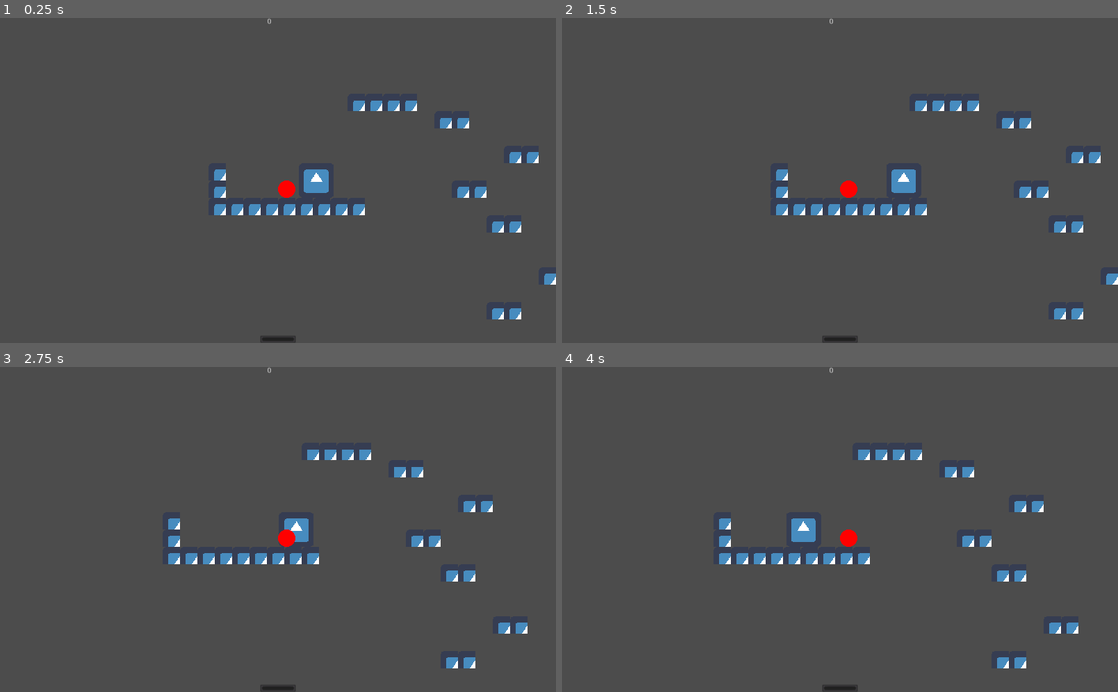
Above: before the commit, frames 1-4 (two rows, left to right).
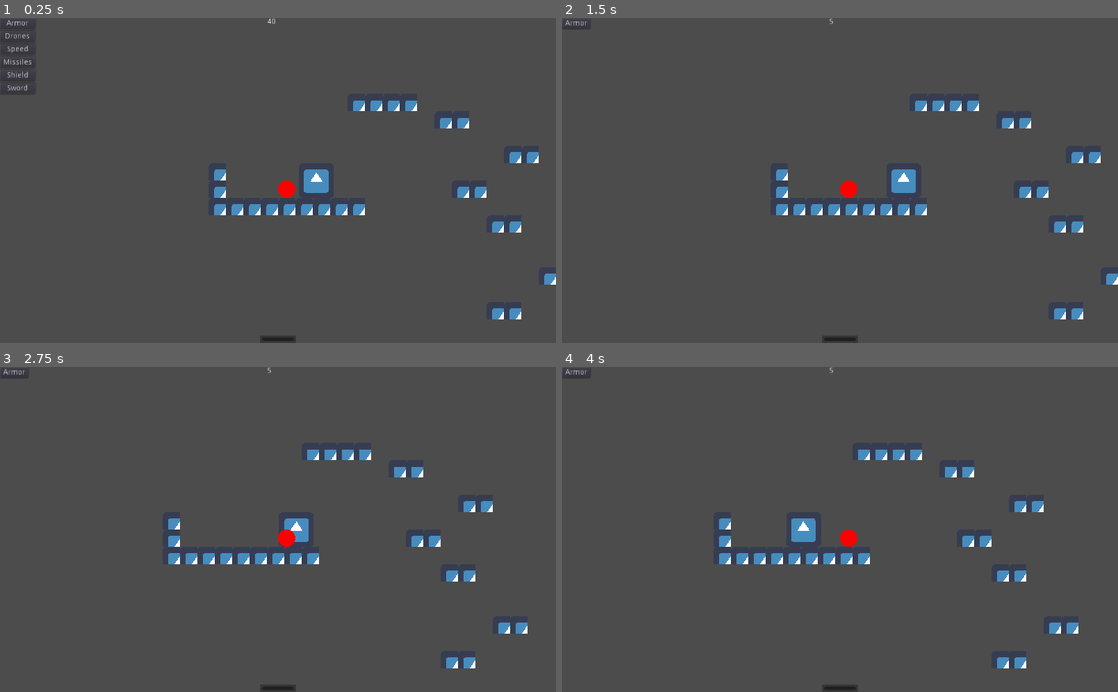
Above: after the commit, the same moments.

Repository: the-alex-g/Gears
Game: Godot game, scene res://Main/Main.tscn
The game is run twice, just before and just after one commit, with the same random seed, the same clock (stepped at 60 frames per second) and the same inputs. The engine's default icon, where the game draws it, is replaced by a stand-in: a white triangle on a blue panel in a dark square.
Inputs (mouse positions are in pixels of both pictures, inside the frame that each line leads up to):
- Up to frame 1 (0.25 s): no input
- Up to frame 2 (1.5 s): click (578, 24) at 0.5 s, where only the run after the commit has a clickable "Armor"; click (578, 37) at 1.25 s, where only the run after the commit has a clickable "Drones"
- Up to frame 3 (2.75 s): hold D (right) from 2.03 s (still down); tap E (ranged) at 2.1 s; tap Space (jump) at 2.27 s
- Up to frame 4 (4 s): tap Q (melee) at 2.85 s; tap Space (jump) at 3.02 s; tap E (ranged) at 3.05, 3.6 s; release D (right) at 3.53 s; hold A (left) from 3.53 s (still down)

The runs differ from the first frame. In frame 1, 0.2% of the frame differs, in the area x 0-50%, y 0-24%; in frame 2, less than 0.1%; in frame 3, less than 0.1%; in frame 4, less than 0.1%.

Commit message:
Add single-path system upgrade system

Diff:
--- a/project/Enemy/Enemy.gd
+++ b/project/Enemy/Enemy.gd
@@ -45,7 +45,7 @@
 
 	# equip/upgrade extra systems
 	for upgrade in _upgrades - 1:
-		match randi() % 8:
+		match randi() % 10:
 			0, 1:
 				_sword = _upgrade_system(_sword)
 			2, 3:
@@ -56,6 +56,8 @@
 				_drones = _upgrade_system(_drones)
 			7:
 				_health += 1
+			8, 9:
+				_speed += 50
 
 	# randomize starting direction
 	match randi() % 2:
--- a/project/Main/HUD/HUD.gd
+++ b/project/Main/HUD/HUD.gd
@@ -1,7 +1,13 @@
 extends CanvasLayer
+
+signal update_scrap(new_value)
+signal upgrade_system(system_name)
 
 onready var _health_bar = $"%Health" as ProgressBar
 onready var _scrap_label = $"%Scrap" as Label
+onready var _upgrade_container = $Control/UpgradeContainer as VBoxContainer
+
+var _scrap := 0
 
 
 func _on_Main_player_update_hud(parameter_name:String, new_value, new_max:bool)->void:
@@ -11,4 +17,13 @@
 				_health_bar.max_value = new_value
 			_health_bar.value = new_value
 		"scrap":
-			_scrap_label.text = str(new_value)
+			_scrap = new_value
+			_scrap_label.text = str(_scrap)
+			emit_signal("update_scrap", _scrap)
+
+
+func _on_UpgradeContainer_upgrade_system(system_name:String, scrap_reduction:int)->void:
+	_scrap -= scrap_reduction
+	_scrap_label.text = str(_scrap)
+	emit_signal("update_scrap", _scrap)
+	emit_signal("upgrade_system", system_name)
--- a/project/Main/HUD/HUD.tscn
+++ b/project/Main/HUD/HUD.tscn
@@ -1,6 +1,7 @@
-[gd_scene load_steps=2 format=2]
+[gd_scene load_steps=3 format=2]
 
 [ext_resource path="res://Main/HUD/HUD.gd" type="Script" id=1]
+[ext_resource path="res://Main/HUD/UpgradeList.tscn" type="PackedScene" id=2]
 
 [node name="HUD" type="CanvasLayer"]
 script = ExtResource( 1 )
@@ -30,3 +31,8 @@
 margin_right = 20.0
 margin_bottom = 14.0
 grow_horizontal = 2
+
+[node name="UpgradeContainer" parent="Control" instance=ExtResource( 2 )]
+
+[connection signal="update_scrap" from="." to="Control/UpgradeContainer" method="_on_HUD_update_scrap"]
+[connection signal="upgrade_system" from="Control/UpgradeContainer" to="." method="_on_UpgradeContainer_upgrade_system"]
--- /dev/null
+++ b/project/Main/HUD/UpgradeList.gd
@@ -0,0 +1,105 @@
+extends VBoxContainer
+
+signal upgrade_system(system_name, scrap_reduction)
+
+enum Upgrades {DRONE, MOVEMENT, RANGED, SHIELD, SWORD}
+
+const REPAIR_THRESHOLD := 5
+const UPGRADE_STEP := 10
+const NEW_SYSTEM := 30
+
+onready var _armor_upgrade = $"%ArmorUpgradeButton" as Button
+onready var _drone_upgrade = $"%DroneUpgradeButton" as Button
+onready var _movement_upgrade = $"%MovementUpgradeButton" as Button
+onready var _ranged_upgrade = $"%RangedUpgradeButton" as Button
+onready var _shield_upgrade = $"%ShieldUpgradeButton" as Button
+onready var _sword_upgrade = $"%SwordUpgradeButton" as Button
+
+var _drone_equipped := false
+var _shield_equipped := false
+var _ranged_equipped := false
+var _upgrades := [0, 0, 0, 0, 0]
+
+
+
+func _on_ArmorUpgradeButton_pressed()->void:
+	emit_signal("upgrade_system", "armor", REPAIR_THRESHOLD)
+
+
+func _on_DroneUpgradeButton_pressed()->void:
+	var cost := 0
+	if _drone_equipped:
+		cost = (_upgrades[Upgrades.DRONE] + 1) * UPGRADE_STEP
+		_upgrades[Upgrades.DRONE] += 1
+	else:
+		cost = NEW_SYSTEM
+		_drone_equipped = true
+	emit_signal("upgrade_system", "drone", cost)
+
+
+func _on_MovementUpgradeButton_pressed()->void:
+	_upgrades[Upgrades.MOVEMENT] += 1
+	emit_signal("upgrade_system", "movement", _upgrades[Upgrades.MOVEMENT] * UPGRADE_STEP)
+
+
+func _on_RangedUpgradeButton_pressed()->void:
+	var cost := 0
+	if _ranged_equipped:
+		cost = (_upgrades[Upgrades.RANGED] + 1) * UPGRADE_STEP
+		_upgrades[Upgrades.RANGED] += 1
+	else:
+		cost = NEW_SYSTEM
+		_ranged_equipped = true
+	emit_signal("upgrade_system", "ranged", cost)
+
+
+func _on_ShieldUpgradeButton_pressed()->void:
+	var cost := 0
+	if _shield_equipped:
+		cost = (_upgrades[Upgrades.SHIELD] + 1) * UPGRADE_STEP
+		_upgrades[Upgrades.SHIELD] += 1
+	else:
+		cost = NEW_SYSTEM
+		_shield_equipped = true
+	emit_signal("upgrade_system", "shield", cost)
+
+
+func _on_SwordUpgradeButton_pressed()->void:
+	_upgrades[Upgrades.SWORD] += 1
+	emit_signal("upgrade_system", "sword", _upgrades[Upgrades.SWORD] * UPGRADE_STEP)
+
+
+func _on_HUD_update_scrap(new_value:int)->void:
+	_armor_upgrade.visible = false
+	_drone_upgrade.visible = false
+	_movement_upgrade.visible = false
+	_ranged_upgrade.visible = false
+	_shield_upgrade.visible = false
+	_sword_upgrade.visible = false
+	if new_value >= REPAIR_THRESHOLD:
+		_armor_upgrade.visible = true
+	if new_value >= NEW_SYSTEM:
+		if not _drone_equipped:
+			_drone_upgrade.visible = true
+		if not _shield_equipped:
+			_shield_upgrade.visible = true
+		if not _ranged_equipped:
+			_ranged_upgrade.visible = true
+	for x in _upgrades.size():
+		var value = _upgrades[x] as int
+		if value < 3:
+			if new_value >= (value + 1) * UPGRADE_STEP:
+				match x:
+					Upgrades.DRONE:
+						if _drone_equipped:
+							_drone_upgrade.visible = true
+					Upgrades.MOVEMENT:
+						_movement_upgrade.visible = true
+					Upgrades.RANGED:
+						if _ranged_equipped:
+							_ranged_upgrade.visible = true
+					Upgrades.SHIELD:
+						if _shield_equipped:
+							_shield_upgrade.visible = true
+					Upgrades.SWORD:
+						_sword_upgrade.visible = true
--- /dev/null
+++ b/project/Main/HUD/UpgradeList.tscn
@@ -0,0 +1,59 @@
+[gd_scene load_steps=2 format=2]
+
+[ext_resource path="res://Main/HUD/UpgradeList.gd" type="Script" id=1]
+
+[node name="UpgradeContainer" type="VBoxContainer"]
+margin_right = 40.0
+margin_bottom = 40.0
+script = ExtResource( 1 )
+
+[node name="ArmorUpgradeButton" type="Button" parent="."]
+unique_name_in_owner = true
+margin_right = 52.0
+margin_bottom = 20.0
+text = "Armor"
+
+[node name="DroneUpgradeButton" type="Button" parent="."]
+unique_name_in_owner = true
+visible = false
+margin_top = 24.0
+margin_right = 65.0
+margin_bottom = 44.0
+text = "Drones"
+
+[node name="MovementUpgradeButton" type="Button" parent="."]
+unique_name_in_owner = true
+margin_top = 24.0
+margin_right = 52.0
+margin_bottom = 44.0
+text = "Speed"
+
+[node name="RangedUpgradeButton" type="Button" parent="."]
+unique_name_in_owner = true
+visible = false
+margin_top = 48.0
+margin_right = 65.0
+margin_bottom = 68.0
+text = "Missiles"
+
+[node name="ShieldUpgradeButton" type="Button" parent="."]
+unique_name_in_owner = true
+visible = false
+margin_top = 48.0
+margin_right = 52.0
+margin_bottom = 68.0
+text = "Shield"
+
+[node name="SwordUpgradeButton" type="Button" parent="."]
+unique_name_in_owner = true
+margin_top = 48.0
+margin_right = 52.0
+margin_bottom = 68.0
+text = "Sword"
+
+[connection signal="pressed" from="ArmorUpgradeButton" to="." method="_on_ArmorUpgradeButton_pressed"]
+[connection signal="pressed" from="DroneUpgradeButton" to="." method="_on_DroneUpgradeButton_pressed"]
+[connection signal="pressed" from="MovementUpgradeButton" to="." method="_on_MovementUpgradeButton_pressed"]
+[connection signal="pressed" from="RangedUpgradeButton" to="." method="_on_RangedUpgradeButton_pressed"]
+[connection signal="pressed" from="ShieldUpgradeButton" to="." method="_on_ShieldUpgradeButton_pressed"]
+[connection signal="pressed" from="SwordUpgradeButton" to="." method="_on_SwordUpgradeButton_pressed"]
--- a/project/Main/Main.gd
+++ b/project/Main/Main.gd
@@ -1,9 +1,14 @@
 extends Node2D
 
 signal player_update_hud(parameter_name, new_value, new_max)
+signal upgrade_system(system_name)
 
 onready var _hud := $HUD
 
 
 func _on_Player_update_hud(parameter_name:String, new_value, new_max:bool):
 	emit_signal("player_update_hud", parameter_name, new_value, new_max)
+
+
+func _on_HUD_upgrade_system(system_name:String)->void:
+	emit_signal("upgrade_system", system_name)
--- a/project/Main/Main.tscn
+++ b/project/Main/Main.tscn
@@ -53,4 +53,6 @@
 
 [connection signal="player_update_hud" from="." to="HUD" method="_on_Main_player_update_hud"]
 [connection signal="ready" from="." to="Player" method="_on_Main_ready"]
+[connection signal="upgrade_system" from="." to="Player" method="_on_Main_upgrade_system"]
 [connection signal="update_hud" from="Player" to="." method="_on_Player_update_hud"]
+[connection signal="upgrade_system" from="HUD" to="." method="_on_HUD_upgrade_system"]
--- a/project/Player/Player.gd
+++ b/project/Player/Player.gd
@@ -2,8 +2,10 @@
 
 signal update_hud(parameter_name, new_value, new_max)
 
+const STARTING_HEALTH := 6
+
 var _jump_speed := 475
-var _scrap := 0
+var _scrap := 40
 
 onready var _melee_hit_area = $"%AttackArea" as Area2D
 
@@ -55,5 +57,31 @@
 
 # do starting configuration of HUD here
 func _on_Main_ready()->void:
-	emit_signal("update_hud", "health", _health, true)
+	emit_signal("update_hud", "health", STARTING_HEALTH, true)
 	emit_signal("update_hud", "scrap", _scrap, false)
+
+
+func _on_Main_upgrade_system(system_name:String)->void:
+	match system_name:
+		"armor":
+			_health += 1
+			emit_signal("update_hud", "health", _health, true if _health > STARTING_HEALTH else false)
+		"drone":
+			if _drones.equipped:
+				_drones.upgrade()
+			else:
+				_drones.equipped = true
+		"movement":
+			_horizontal_speed += 50
+		"ranged":
+			if _ranged.equipped:
+				_ranged.upgrade()
+			else:
+				_ranged.equipped = true
+		"shield":
+			if _shield.equipped:
+				_shield.upgrade()
+			else:
+				_shield.equipped = true
+		"sword":
+			_sword.upgrade()
